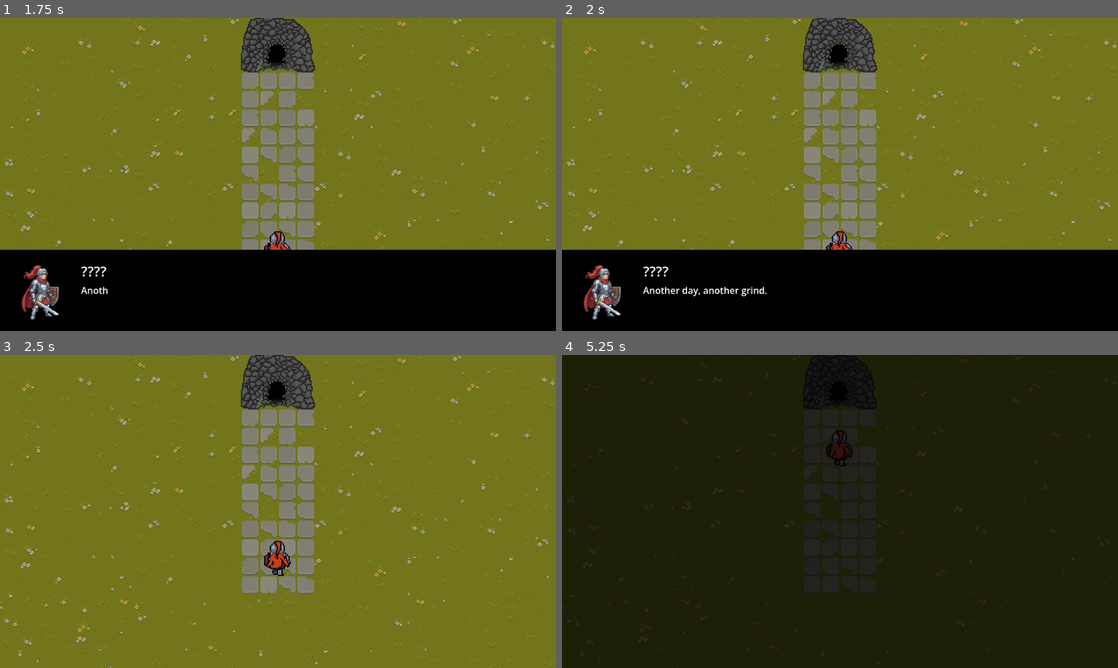
Above: before the commit, frames 1-4 (two rows, left to right).
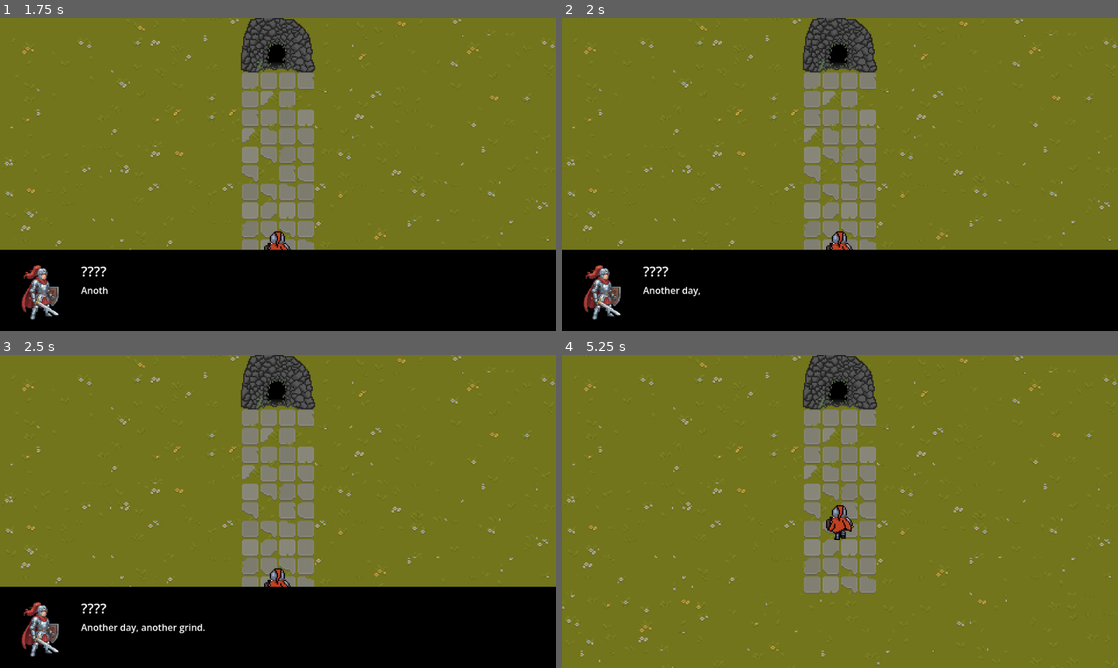
Above: after the commit, the same moments.

Repository: TiredCat388/UPCSG_GAMEJAM
Game: Godot game, scene res://scenes/ui/MainMenu.tscn
The game is run twice, just before and just after one commit, with the same random seed, the same clock (stepped at 60 frames per second) and the same inputs.
Inputs (mouse positions are in pixels of both pictures, inside the frame that each line leads up to):
- Up to frame 1 (1.75 s): click "START" at 0.5 s; tap Enter (ui_accept) at 1.25, 1.52 s; move the mouse to (400, 158) at 1.27 s; hold D (right) from 1.28 s (still down); hold E (interact) from 1.28 s (still down); tap B (banana) at 1.35 s; click (400, 158) at 1.42 s
- Up to frame 2 (2 s): keep holding D (right); keep holding E (interact); tap Enter (ui_accept) at 1.82 s
- Up to frame 3 (2.5 s): release D (right) at 2 s; release E (interact) at 2 s; drag from (166, 527) to (250, 574) at 2.02 s
- Up to frame 4 (5.25 s): move the mouse to (895, 442) at 2.77 s; hold D (right) 2.78-3.5 s; hold Enter (ui_accept) 2.78-3.5 s; click (895, 442) at 2.92 s; tap B (banana) at 3.05 s; drag from (812, 574) to (673, 464) at 3.52 s; tap Enter (ui_accept) at 4.25 s; move the mouse to (1006, 558) at 4.27 s; hold A (left) 4.28-5 s; hold Enter (ui_accept) 4.28-5 s; tap Space (dash) at 4.35 s; click (1006, 558) at 4.42 s; drag from (673, 464) to (756, 433) at 5.02 s

Frame 1 is identical in both runs. In frame 2, 0.1% of the frame differs, in the area x 25-37%, y 85-89%; in frame 3, 26%; in frame 4, 99%, in the area x 0-100%, y 0-100%.

Commit message:
Dialogue System Clean & Idle Sprite Movement

Diff:
--- a/resources/json/dialogue_data.json
+++ b/resources/json/dialogue_data.json
@@ -139,11 +139,11 @@
 	"dialogue": [
 	  {
 		"speaker": "Monkey",
-		"text": "Ooh ooh! Ahh ahh!"
+		"text": "Ooh ooh! Ahh ahh! (That Hero is annoying!)"
 	  },
 	  {
 		"speaker": "Monkey",
-		"text": "Ooh! (Points to banana, mimes falling aggressively)"
+		"text": "Ooh! (Thank God I have those bananas to make him slip)"
 	  },
 	]
   },
--- a/scenes/floors/Floor5.tscn
+++ b/scenes/floors/Floor5.tscn
@@ -209,7 +209,46 @@
 sources/0 = SubResource("TileSetAtlasSource_ifgim")
 sources/3 = SubResource("TileSetAtlasSource_52h82")
 
-[sub_resource type="RectangleShape2D" id="RectangleShape2D_52h82"]
+[sub_resource type="Animation" id="Animation_ifgim"]
+length = 0.001
+tracks/0/type = "value"
+tracks/0/imported = false
+tracks/0/enabled = true
+tracks/0/path = NodePath(".:frame")
+tracks/0/interp = 1
+tracks/0/loop_wrap = true
+tracks/0/keys = {
+"times": PackedFloat32Array(0),
+"transitions": PackedFloat32Array(1),
+"update": 1,
+"values": [22]
+}
+
+[sub_resource type="Animation" id="Animation_52h82"]
+resource_name = "idle"
+length = 1.4
+loop_mode = 1
+step = 0.2
+tracks/0/type = "value"
+tracks/0/imported = false
+tracks/0/enabled = true
+tracks/0/path = NodePath(".:frame")
+tracks/0/interp = 1
+tracks/0/loop_wrap = true
+tracks/0/keys = {
+"times": PackedFloat32Array(0, 0.2, 0.4, 0.6, 0.8, 1, 1.2),
+"transitions": PackedFloat32Array(1, 1, 1, 1, 1, 1, 1),
+"update": 1,
+"values": [22, 23, 24, 25, 26, 27, 28]
+}
+
+[sub_resource type="AnimationLibrary" id="AnimationLibrary_dy7aw"]
+_data = {
+&"RESET": SubResource("Animation_ifgim"),
+&"idle": SubResource("Animation_52h82")
+}
+
+[sub_resource type="RectangleShape2D" id="RectangleShape2D_ifgim"]
 resource_local_to_scene = true
 size = Vector2(234, 36)
 
@@ -235,12 +274,21 @@
 dialogue_system = NodePath("../DialogueSystem")
 dialogue_id = 6
 
+[node name="Sprite2D" parent="npc" index="0" unique_id=634034095]
+scale = Vector2(1, 1)
+frame = 22
+
+[node name="AnimationPlayer" parent="npc" index="4" unique_id=1186021333]
+libraries/ = SubResource("AnimationLibrary_dy7aw")
+autoplay = &"idle"
+
 [node name="ExitDoor" parent="." unique_id=1634083806 instance=ExtResource("6_xrxsr")]
 script = ExtResource("7_e2cr2")
 floor_number = 5
 
 [node name="CollisionShape2D" parent="ExitDoor" index="0" unique_id=1936798602]
 position = Vector2(562, 73)
-shape = SubResource("RectangleShape2D_52h82")
-
+shape = SubResource("RectangleShape2D_ifgim")
+
+[editable path="npc"]
 [editable path="ExitDoor"]
--- a/scenes/floors/Floor7.tscn
+++ b/scenes/floors/Floor7.tscn
@@ -418,7 +418,7 @@
 dialogue_id = 8
 
 [node name="Sprite2D" parent="npc" index="0" unique_id=634034095]
-scale = Vector2(1, 1)
+scale = Vector2(0.7, 0.7)
 frame = 11
 
 [node name="AnimationPlayer" parent="npc" index="4" unique_id=1186021333]
--- a/scripts/DialogueSystem.gd
+++ b/scripts/DialogueSystem.gd
@@ -1,5 +1,6 @@
 extends CanvasLayer
 
+# --- ADD THIS LINE ---
 signal dialogue_finished
 
 # --- CONFIGURATION ---
@@ -21,16 +22,20 @@
 }
 
 # --- STATE VARIABLES ---
-var dialogue_lookup = {} # We will convert the JSON array into this dictionary
+var dialogue_lookup = {}
 var current_queue = []
 var is_typing = false
+var is_active = false
+var on_cooldown = false
 
 func _ready():
-	# 1. Hide the box initially
+	process_mode = Node.PROCESS_MODE_ALWAYS
+
+	show()
+	if has_node("Control"):
+		$Control.show()
+
 	dialogue_panel.hide()
-	show()
-
-	# 2. Load the database
 	load_json()
 
 func load_json():
@@ -44,33 +49,33 @@
 
 	if json.parse(content) == OK:
 		var data_array = json.data
-
 		for scene in data_array:
 			var id = str(int(scene["scene_id"]))
 			dialogue_lookup[id] = scene
-
-		print("JSON Loaded Successfully! Scenes found: ", dialogue_lookup.keys())
 	else:
 		print("JSON Parse Error: ", json.get_error_message())
 
 func start_dialogue(id):
+	if on_cooldown: return
+
 	var id_str = str(id)
-
 	if id_str in dialogue_lookup:
 		var scene_data = dialogue_lookup[id_str]
-
 		if scene_data.has("dialogue"):
 			current_queue = scene_data["dialogue"].duplicate()
+
+			# --- NEW: DISABLE MOVEMENT WITHOUT FREEZING GAME ---
+			# This tells any node in the "player" group to stop running its physics code.
+			# Animations and NPCs will keep moving!
+			get_tree().call_group("player", "set_physics_process", false)
+
+			is_active = true
 			dialogue_panel.show()
 			show_next_line()
-		else:
-			print("Error: Scene ID " + id_str + " has no 'dialogue' array.")
-	else:
-		print("Error: Scene ID '" + id_str + "' not found in data.")
 
 func show_next_line():
 	if current_queue.is_empty():
-		dialogue_panel.hide()
+		end_dialogue()
 		emit_signal("dialogue_finished")
 		return
 
@@ -96,17 +101,32 @@
 	tween.tween_property(text_label, "visible_ratio", 1.0, duration)
 	tween.finished.connect(func(): is_typing = false)
 
+func end_dialogue():
+	dialogue_panel.hide()
+	is_active = false
+
+	# --- NEW: RE-ENABLE MOVEMENT ---
+	get_tree().call_group("player", "set_physics_process", true)
+
+	on_cooldown = true
+	await get_tree().create_timer(0.5).timeout
+	on_cooldown = false
+
 func _input(event):
-	if not dialogue_panel.visible: return
+	if not is_active: return
 
-	# Check for Space, Enter, Mouse Click... OR "E" (interact)
-	if event.is_action_pressed("ui_accept") or event.is_action_pressed("interact") or (event is InputEventMouseButton and event.pressed and event.button_index == MOUSE_BUTTON_LEFT):
-		if is_typing:
-			# If typing, skip to the end instantly
-			var tweens = get_tree().get_processed_tweens()
-			for t in tweens: t.kill()
-			text_label.visible_ratio = 1.0
-			is_typing = false
-		else:
-			# If done typing, show next line
-			show_next_line()
+	# --- NEW: ONLY LISTEN FOR E OR SPACE ---
+	if event is InputEventKey and event.pressed:
+		if event.keycode == KEY_E or event.keycode == KEY_SPACE:
+
+			get_viewport().set_input_as_handled()
+
+			if is_typing:
+				# SPEED UP: Kill the animation and show full text instantly
+				var tweens = get_tree().get_processed_tweens()
+				for t in tweens: t.kill()
+				text_label.visible_ratio = 1.0
+				is_typing = false
+			else:
+				# NEXT LINE
+				show_next_line()
Not shown: 3 places in scenes/floors/Floor3.tscn that only renumber resources
Not shown: 2 places in scenes/floors/Floor7.tscn that only renumber resources
Not shown: 2 places in scenes/floors/Floor9.tscn that only renumber resources
